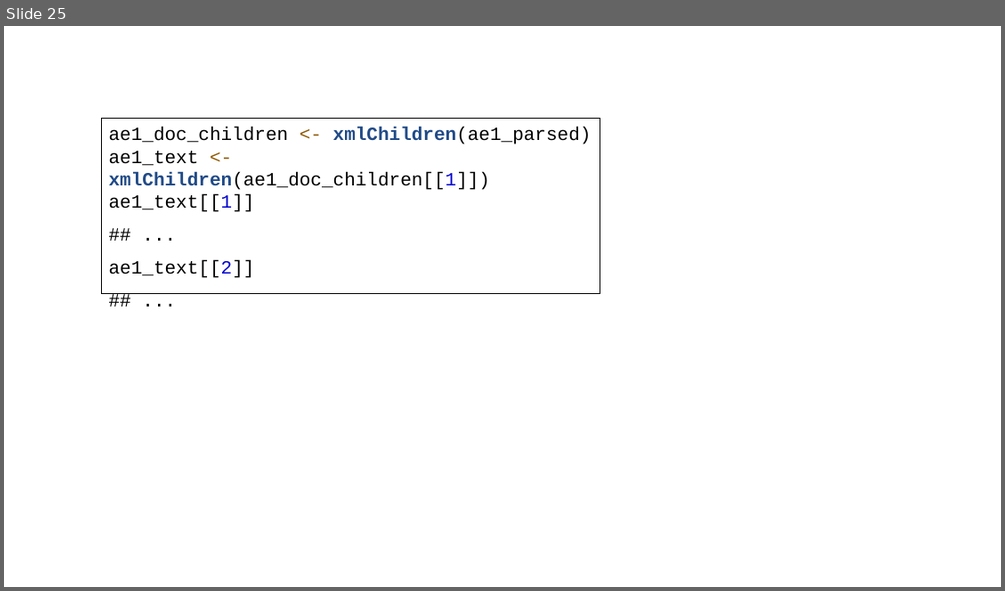
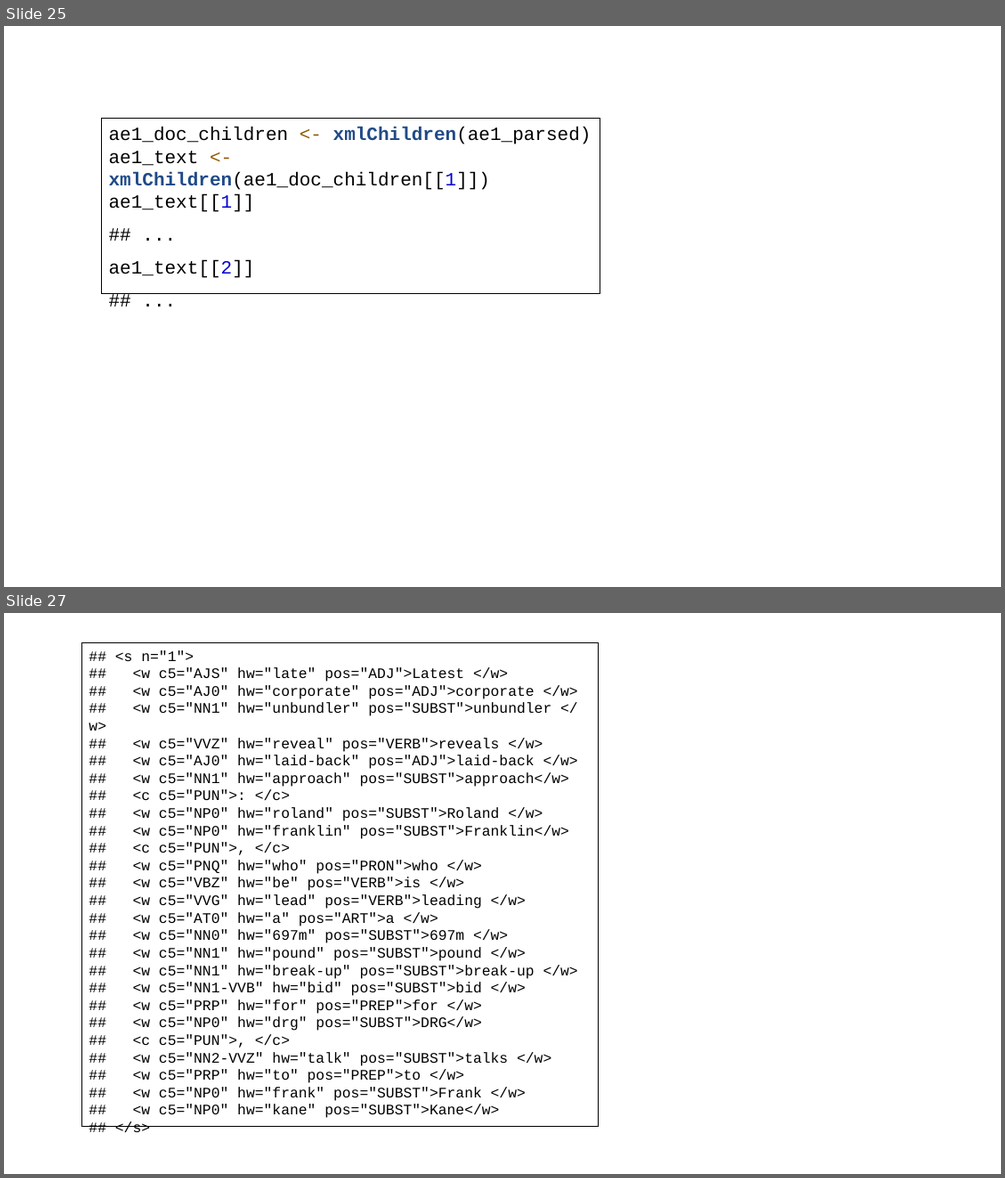
Before and after one commit to ajrtallman/Corpus_Linguistics_FSU_2023-2024, a slide deck: 03_lectures/Corpus linguistics_2023_12_15.pptx. Shown one above the other, each under a label of ours: slide 25 before the commit, slides 25 and 27 after it; the slides between them are not shown. The pictures are 1005x591 and 1005x1178 pixels, drawn with LibreOffice and Linux fonts; fonts in the diff are those of the drawing. Boxes give left, top, right and bottom in pixels: in the first picture for what was removed or moved away, otherwise in the second. Text is boxed around its words. In the diff, an @@ line names an element or a change of style, - is before the commit and + after.

```diff
--- a/03_lectures/Corpus linguistics_2023_12_15.pptx
+++ b/03_lectures/Corpus linguistics_2023_12_15.pptx
@@ slide 27 added at (4, 613, 1001, 1174), background #FFFFFF @@
@@ rectangle added at (81, 643, 599, 1126), outline #000000 0.75 pt, 14 pt, text #000000 @@
+## <s n="1">
+## <w c5="AJS" hw="late" pos="ADJ">Latest </w>
+## <w c5="AJ0" hw="corporate" pos="ADJ">corporate </w>
+## <w c5="NN1" hw="unbundler" pos="SUBST">unbundler </w>
+## <w c5="VVZ" hw="reveal" pos="VERB">reveals </w>
+## <w c5="AJ0" hw="laid-back" pos="ADJ">laid-back </w>
+## <w c5="NN1" hw="approach" pos="SUBST">approach</w>
+## <c c5="PUN">: </c>
+## <w c5="NP0" hw="roland" pos="SUBST">Roland </w>
+## <w c5="NP0" hw="franklin" pos="SUBST">Franklin</w>
+## <c c5="PUN">, </c>
+## <w c5="PNQ" hw="who" pos="PRON">who </w>
+## <w c5="VBZ" hw="be" pos="VERB">is </w>
+## <w c5="VVG" hw="lead" pos="VERB">leading </w>
+## <w c5="AT0" hw="a" pos="ART">a </w>
+## <w c5="NN0" hw="697m" pos="SUBST">697m </w>
+## <w c5="NN1" hw="pound" pos="SUBST">pound </w>
+## <w c5="NN1" hw="break-up" pos="SUBST">break-up </w>
+## <w c5="NN1-VVB" hw="bid" pos="SUBST">bid </w>
+## <w c5="PRP" hw="for" pos="PREP">for </w>
+## <w c5="NP0" hw="drg" pos="SUBST">DRG</w>
+## <c c5="PUN">, </c>
+## <w c5="NN2-VVZ" hw="talk" pos="SUBST">talks </w>
+## <w c5="PRP" hw="to" pos="PREP">to </w>
+## <w c5="NP0" hw="frank" pos="SUBST">Frank </w>
+## <w c5="NP0" hw="kane" pos="SUBST">Kane</w>
+## </s>
```
Also in this commit, not shown: 1 slide changed, 6 other slides added.
